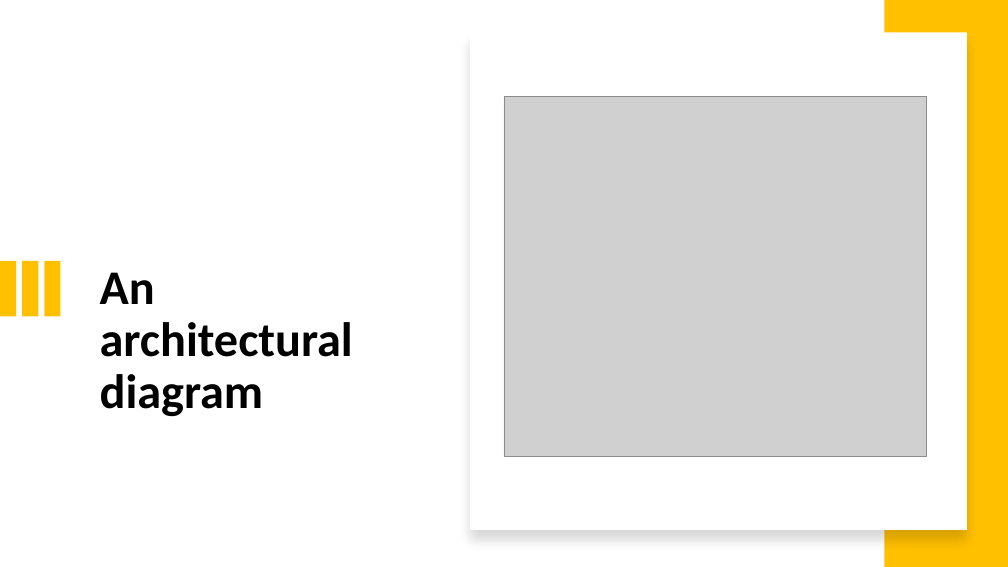
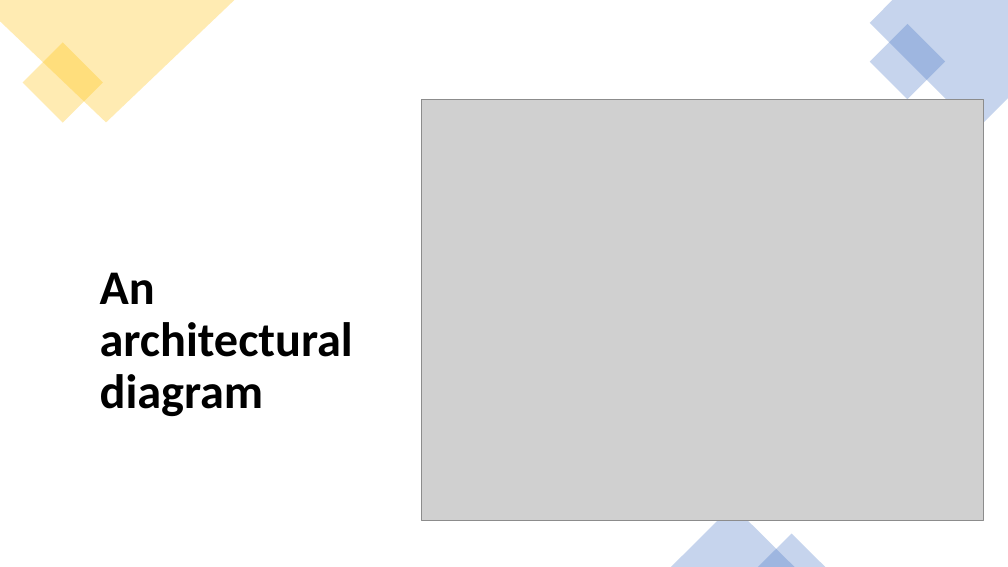
Before and after one commit to spydx/dat250gruppe9, a slide deck: slide 14 of DesignDocument/DesignPresentation.pptx. Drawn at 1008x567 pixels with LibreOffice and Linux fonts; fonts in the diff are those of the drawing; grey boxes stand for pictures. Boxes give left, top, right and bottom in pixels: in the first picture for what was removed or moved away, otherwise in the second. Text is boxed around its words. In the diff, an @@ line names an element or a change of style, - is before the commit and + after.

```diff
--- a/DesignDocument/DesignPresentation.pptx
+++ b/DesignDocument/DesignPresentation.pptx
@@ freeform shape added at <box>0,0,234,123</box>, fill #FFC000 at 30% opacity @@
@@ freeform shape added at <box>870,0,1008,130</box>, fill #4472C4 at 30% opacity @@
@@ rectangle added at <box>870,24,946,100</box>, fill #4472C4 at 30% opacity @@
@@ rectangle removed at <box>885,0,1008,567</box> @@
@@ rectangle added at <box>22,43,102,123</box>, fill #FFC000 at 30% opacity @@
@@ rectangle removed at <box>470,33,967,530</box> @@
@@ picture: place and size @@
-picture at <box>504,97,927,457</box>
+picture at <box>422,99,984,521</box>
@@ rectangle removed at <box>0,261,16,317</box> @@
@@ rectangle removed at <box>22,261,38,317</box> @@
@@ rectangle removed at <box>45,261,60,317</box> @@
@@ triangle added at <box>671,506,795,567</box>, fill #4472C4 at 30% opacity @@
@@ triangle added at <box>758,534,826,567</box>, fill #4472C4 at 30% opacity @@
```
Also in this commit, not shown: 11 other slides changed, 1 slide added, 1 slide removed, 9 other files.
